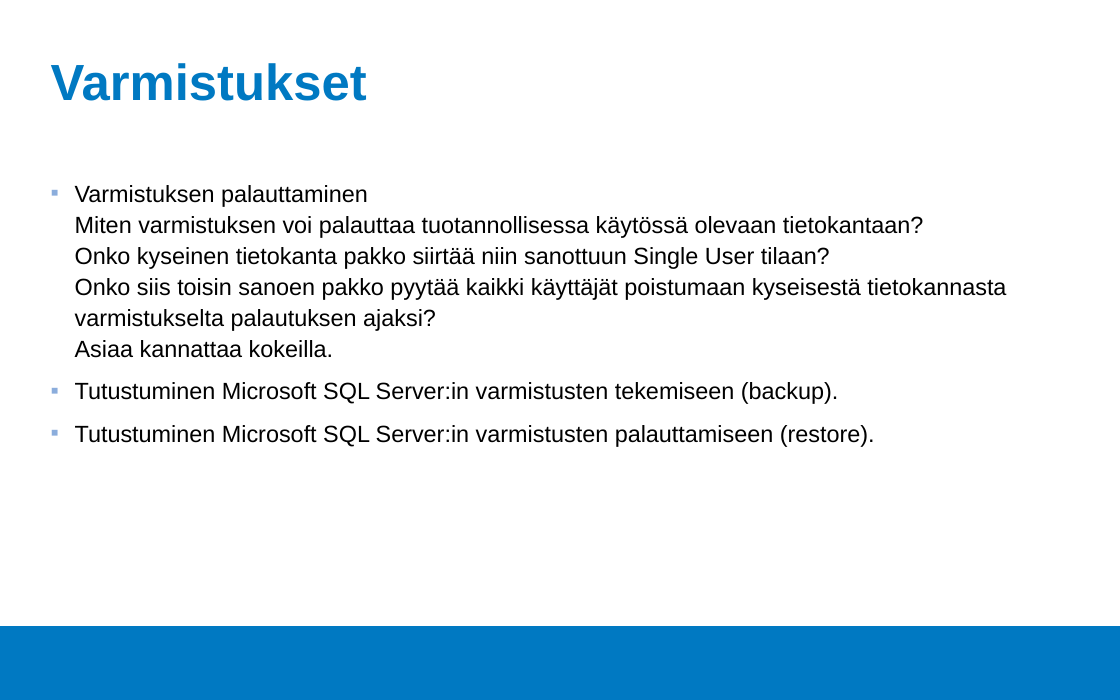
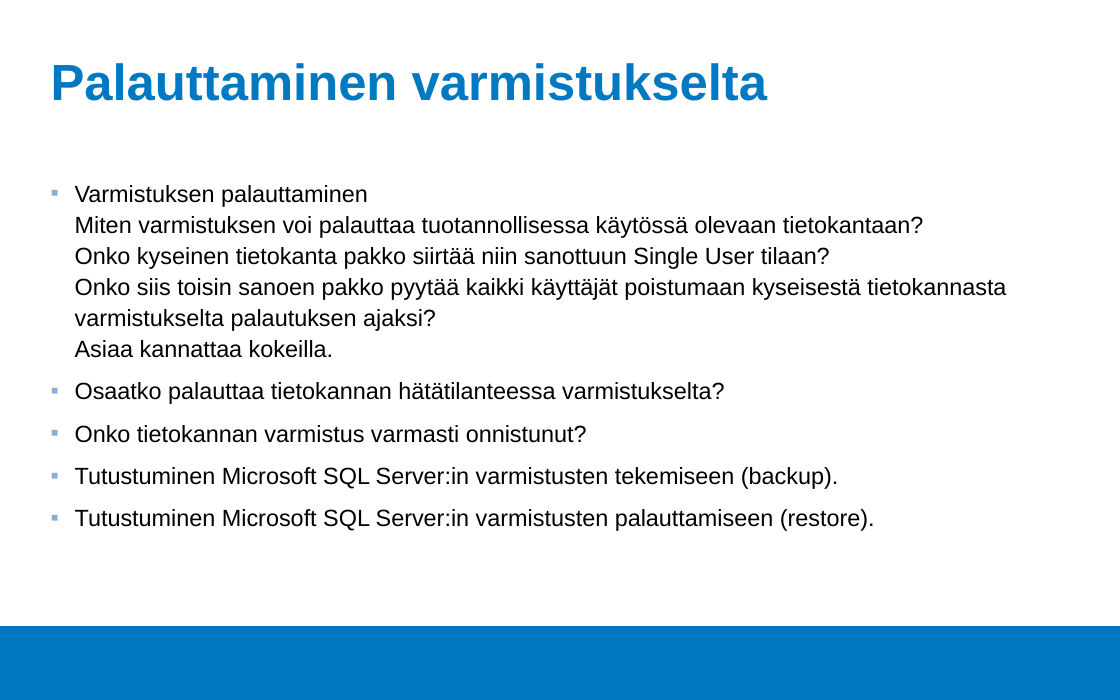
Before and after one commit to Tietokantahallinta/Tietokantahallinta.github.io, a slide deck: slide 5 of luennot/viikko04/Luentokalvot_04.odp. Drawn at 1120x700 pixels with LibreOffice and Linux fonts; fonts in the diff are those of the drawing; background and template pictures are left out. Boxes give left, top, right and bottom in pixels: in the first picture for what was removed or moved away, otherwise in the second. Text is boxed around its words. In the diff, an @@ line names an element or a change of style, - is before the commit and + after.

```diff
--- a/luennot/viikko04/Luentokalvot_04.odp
+++ b/luennot/viikko04/Luentokalvot_04.odp
@@ title at bbox=[51, 63, 768, 101]: text changed @@
-Varmistukset
+Palauttaminen varmistukselta
@@ text at bbox=[75, 382, 724, 443]: paragraphs added @@
+▪ Osaatko palauttaa tietokannan hätätilanteessa varmistukselta?
+▪ Onko tietokannan varmistus varmasti onnistunut?
```
Also in this commit, not shown: 2 other files.
